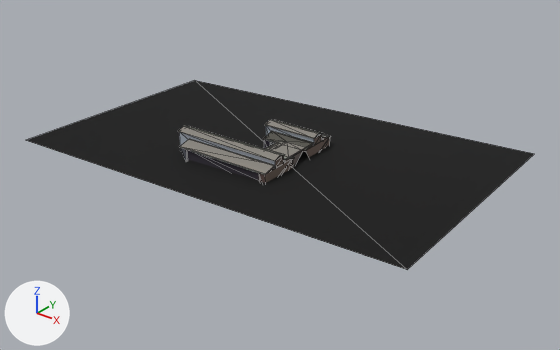
What one commit did to the glTF model public/twins/chatt/models/aquarium-visitors-center.glb.
Camera for both pictures: a 50 mm lens placed at (213.0, -269.0, 166.0), pointed at (-11.0, 11.0, -8.0). The axes (+X, +Y, +Z) are drawn at lower left. The lights are the same throughout. The first picture is the older version. Mesh edges are drawn as thin lines. Where no turn or scale is listed for an object, it has been applied to the vertices. Vertices at exactly the same position are counted once.
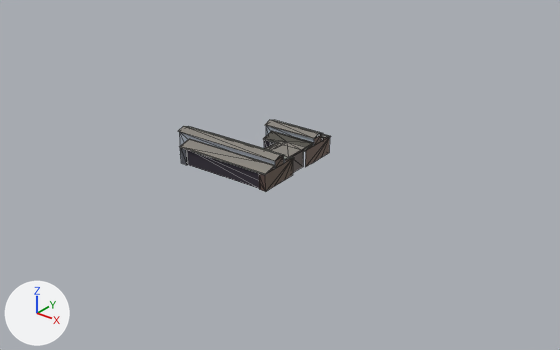
Where the newer file only moved an object's origin or applied its transform, the numbers keep the older frame.

What differs and where, as boxes [x1, y1, x2, y2] in the pictures (560 x 350 px):
'Mesh_0', reshaped (70% narrower, 62% shorter)
    before: [26, 80, 534, 270]
    after: [178, 120, 331, 192]
part 1 of me_mesh_0, cut back
    before: [179, 120, 329, 180]
    after: [179, 120, 329, 192]
part 2 of me_mesh_0, deleted
    before: [26, 80, 534, 270]

What changed in the scene script:
```text
Change me_mesh_0:
    used by ob_mesh_0; location = (-20.2, 15.7, 6.5)
    verts and faces of me_mesh_0; kept vertices keep their numbers, new ones are numbered from 170
    before: 166 (117.0, -64.0, 2.0) at pixel (407, 269), 167 (-117.0, 64.0, -8.0) at pixel (194, 80), 168 (-114.0, -70.0, -6.0) at pixel (25, 140), 169 (114.0, 64.0, 3.0) at pixel (534, 153)
    remove me_mesh_0.from_pydata(...)  # 170 vertices, 279 faces; spans x -117.0..117.0, y -70.0..64.0, z -8.0..8.0
    add me_mesh_0.from_pydata(...)  # 183 vertices, 295 faces; spans x -37.0..25.0, y -38.0..21.0, z -6.0..8.0
    me_mesh_0 part 1
    1 vertex is removed from x 25.0, y -28.0, z 4.0
    28 faces are deleted
    2 vertices move within x 21.0, y -35.0, z -6.0
    11 vertices are added at x -29.0..25.0, y -31.0..13.0, z -6.0..8.0
    7 new vertices lie (0.0, 0.0, -9.0) away from vertices in x -29.0..23.0, y -37.0..-2.0, z 3.0
    8 new faces join them, mat_palettematerial001 (picture img_palettebasecolor)
    38 new faces join them, mat_palettematerial002 (picture img_palettebasecolor)
    me_mesh_0 part 2
    add delete_vertices([*range(166, 170)])  # with the faces that use them
```
